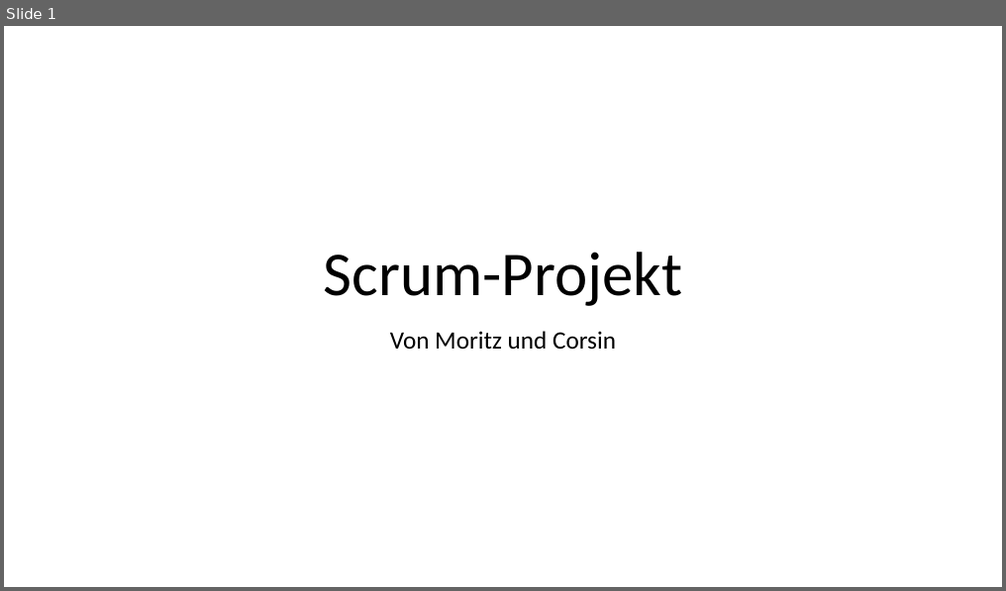
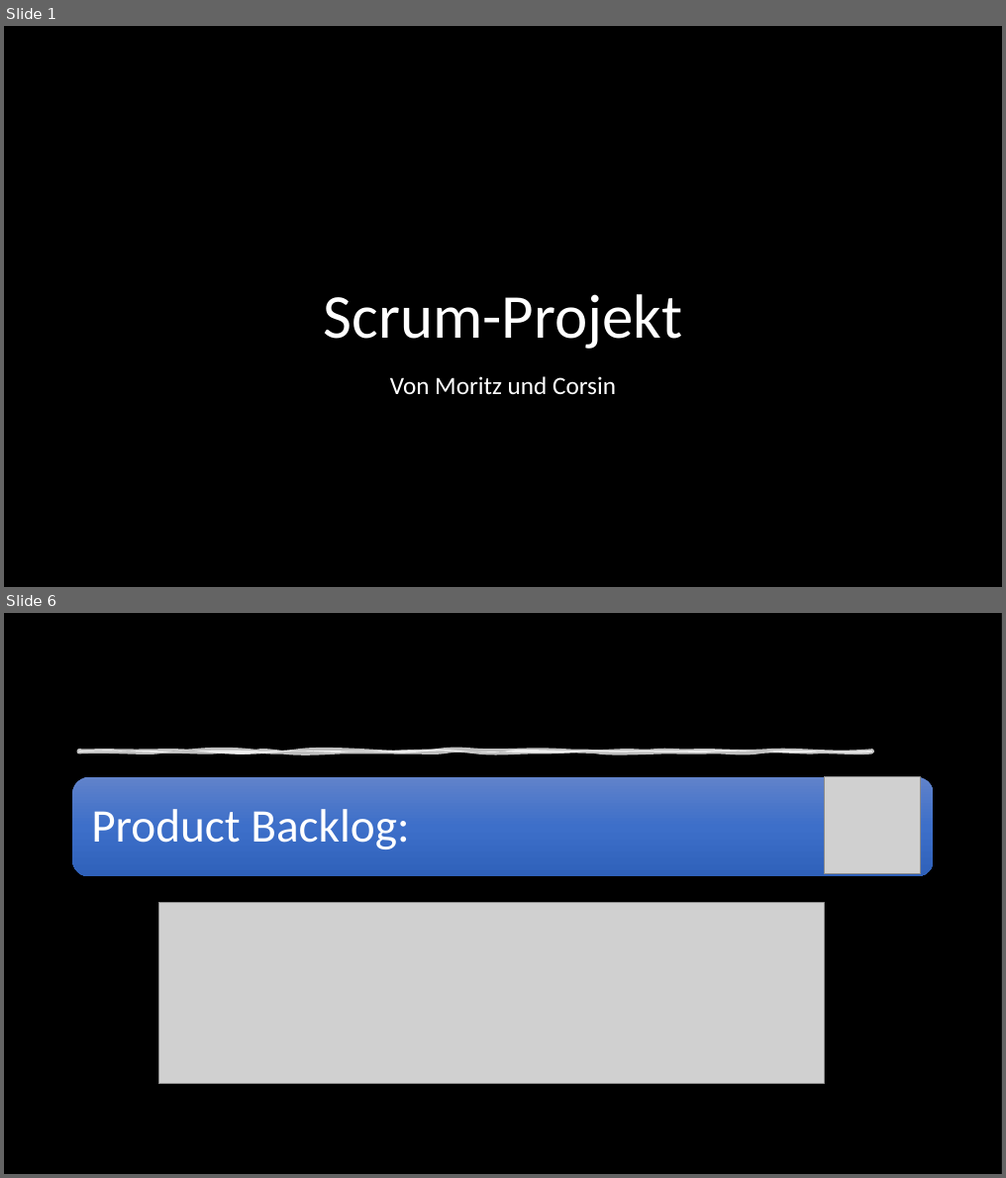
Before and after one commit to m0ritzmac/schule_website, a slide deck: Präsentation Scrum-Projekt.pptx. Shown one above the other, each under a label of ours: slide 1 before the commit, slides 1 and 6 after it; the slides between them are not shown. The pictures are 1006x591 and 1006x1178 pixels, drawn with LibreOffice and Linux fonts; fonts in the diff are those of the drawing; grey boxes stand for pictures; background and template pictures are left out; a plain dark background stands for a picture behind light text. Boxes give left, top, right and bottom in pixels: in the first picture for what was removed or moved away, otherwise in the second. Text is boxed around its words. In the diff, an @@ line names an element or a change of style, - is before the commit and + after.

```diff
--- a/Präsentation Scrum-Projekt.pptx
+++ b/Präsentation Scrum-Projekt.pptx
@@ slide 6 added at [4, 613, 1002, 1174], background picture (left out) @@
@@ rectangle added at [4, 613, 1002, 1174], fill #000000 @@
@@ freeform shape added at [79, 751, 872, 753], fill #FFFFFF at 75% opacity, outline #FFFFFF 3.5 pt @@
@@ rounded rectangle added at [73, 777, 934, 876], fill gradient #6183CB to #3E70CA to #3062BB @@
@@ picture added at [824, 777, 921, 873] @@
@@ text added at [91, 809, 409, 850], 45 pt, text #FFFFFF @@
+Product Backlog:
@@ picture added at [159, 903, 825, 1084] @@
@@ slide 1 changed as well @@
@@ background #FFFFFF to picture (left out) @@
@@ title "Scrum-Projekt" at [324, 294, 683, 349]: text colour #000000 to #FFFFFF @@
@@ subtitle "Von Moritz und Corsin" at [390, 376, 616, 395]: text colour #000000 to #FFFFFF @@
@@ subtitle "Von Moritz und Corsin": place and size @@
-subtitle "Von Moritz und Corsin" at [390, 331, 616, 350]
+subtitle "Von Moritz und Corsin" at [390, 376, 616, 395]
```
Also in this commit, not shown: 4 other slides changed, 3 other slides added, 1 slide removed, 1 other file.
